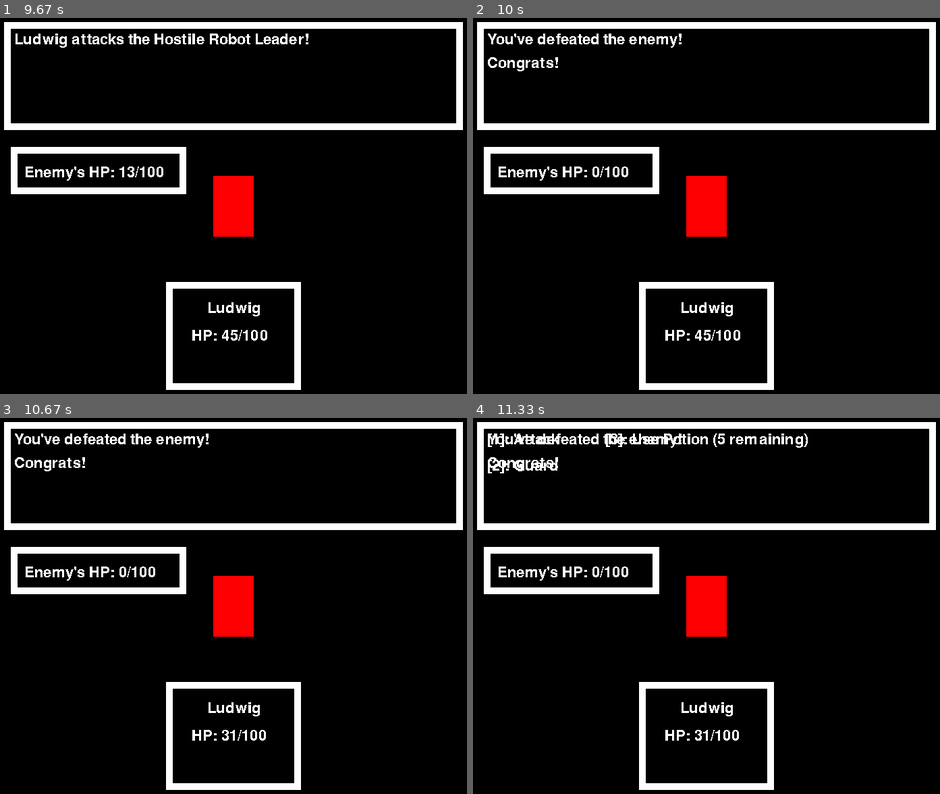
Above: before the commit, frames 1-4 (two rows, left to right).
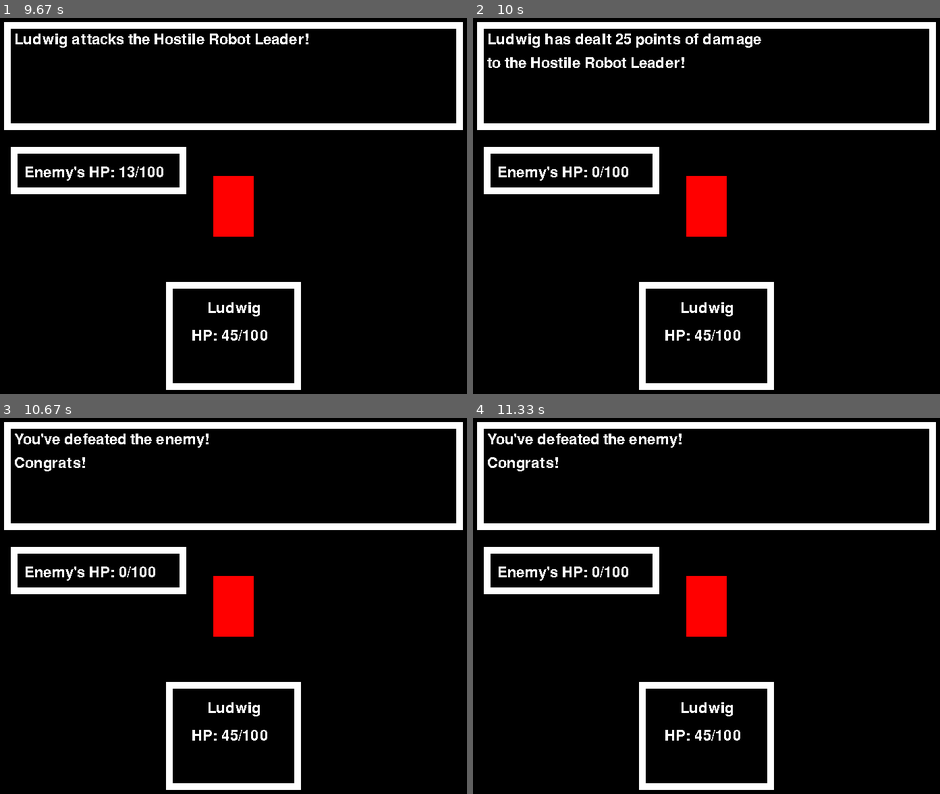
Above: after the commit, the same moments.

Repository: eduardoluis11/final-project-cs50-python
Game: pygame game, started from project.py
The game is run twice, just before and just after one commit, with the same random seed, the same clock (stepped at 60 frames per second) and the same inputs.
Inputs:
- Up to frame 1 (9.67 s): tap Z at 0.33, 0.73, 1.03, 1.3, 1.6, 2.2, 2.53, 2.83, 2.97, 4.85, 6.18, 7.58, 9.08 s; hold 1 0.67-1.2 s; tap 1 at 1.8, 3.97, 4.77, 5.07, 6.1, 6.4, 7.5, 7.8, 9, 9.4 s
- Up to frame 2 (10 s): tap 1 at 9.7 s; tap Z at 9.9 s
- Up to frame 3 (10.67 s): tap Z at 10.2, 10.4 s; tap 1 at 10.48 s
- Up to frame 4 (11.33 s): tap Z at 11.23 s

Frame 1 is identical in both runs. In frame 2, 1.3% of the frame differs, in the area x 3-62%, y 4-15%; in frame 3, 0.1%; in frame 4, 0.8%.

Commit message:
Rendering Victory Message (BUGFIX)
Now, if the player deals the finishing blow, I will first render the battle message showing how much damage I did to the enemy. Then, if you hit the confirmation key once again, you render the victory message.

Diff:
--- a/project.py
+++ b/project.py
@@ -232,6 +232,7 @@
 To import the "randint" library, I need to import it form the "random" library (source: Clear Code on YouTube at
 https://youtu.be/AY9MnQ4x3zk?si=mfCvPMEh2o7MNjM0).
 """
+import sys
 
 import pygame
 
@@ -376,6 +377,10 @@
 is_players_turn = True  # This tells me if the current turn is the player's turn
 is_enemys_turn = False  # This tells me if the current turn is the enemy's turn.
 did_enemy_use_regular_attack = False  # This tells me if the enemy used a normal attack
+
+# Game over and Victory booleans
+victory = False
+game_over = False
 
 # Functions / methods.
 
@@ -495,6 +500,15 @@
 could be done by checking yet another boolean, and by detecting if the player presses “Z” once again in the “if it’s
 the player’s turn” in the “for” loop that detects for events.
 
+Making a boolean for when you get a game over, and making a boolean for when you beat the game would be a good idea.
+They don’t need to be global variables. The could be local variables within the main() function, since the main
+function renders most of the game, anyways. But, given that I will need to use asserts later on to make unit tests,
+and since the additional functions that I need to create need to be OUTSIDE of the main function, I’m better off by
+creating as many global variables as possible (unless I want to pass any values as parameters to the new functions
+that I need to create.)
+
+Now, if the player deals the finishing blow, I will first render the battle message showing how much damage I did to
+the enemy. Then, if you hit the confirmation key once again, you render the victory message.
 """
 
 
@@ -513,6 +527,8 @@
     global enemys_hp_surface
     # global enemys_hp_rectangle
     global battle_messages_surface
+    global victory
+    global game_over
 
     # End of the Global Variables
 
@@ -529,6 +545,8 @@
             # If the user presses a key
             if event.type == pygame.KEYDOWN:
 
+
+
                 # If it's still the enemy's turn, but the battle menu is activated and you press "Z"
                 if is_enemys_turn and display_battle_menu and event.key == pygame.K_z:
 
@@ -538,6 +556,8 @@
 
                 # If it's the player's turn
                 if is_players_turn:
+
+                    # If
 
                     # If the user presses a "confirmation" key ("Z") while the "enemy has appeared" message is being
                     # displayed.
@@ -644,9 +664,13 @@
                             # I COULD REFACTOR THIS TO PUT IT ON A FUNCTION OUTSIDE OF main()!
                             enemy.health_points = enemy.health_points - randomly_generated_damage_output
 
-                            # If the enemy gets negative HP, I will change it to "0"
-                            if enemy.health_points < 0:
+                            # If the enemy gets negative HP or 0
+                            if enemy.health_points <= 0:
+
+                                # I will always change the HP to "0" if the enemy's defeated
                                 enemy.health_points = 0
+
+                                victory = True  # You win the game if you defeat the enemy
 
                             # I will update the UI that displays the enemy's HP
                             # Surface for the Enemy's HP (Health Points)
@@ -660,6 +684,29 @@
                             # Now, the enemy's turn begins. The player's turn ents
                             is_players_turn = False
                             is_enemys_turn = True
+
+                elif victory and event.key == pygame.K_z:                # If you defeated the enemy
+
+                    # TODO
+                    # # If the enemy loses all of their HP, you win, and you beat the game
+                    # if enemy.health_points <= 0:
+                    # I will render "You Win! Congrats" in a battle message
+                    battle_message = "You've defeated the enemy!"
+                    battle_message_2 = "Congrats!"
+
+                    # This should overwrite the battle message surface with the new battle message after any action in the game.
+                    battle_messages_surface = game_font.render(battle_message, False, 'White')
+
+                    # This renders the text for the current battle message
+                    game_window.blit(battle_messages_surface, battle_messages_rectangle)
+
+                    # This renders the second line of text if the text is too long
+                    battle_messages_2_surface = game_font.render(battle_message_2, False, 'White')
+                    game_window.blit(battle_messages_2_surface, battle_messages_2_rectangle)
+
+                    # # This will close the game and exit the program. I want to display this AFTER the user hits the
+                    # # confirmation key again.
+                    # sys.exit("You've beaten the game! Congrats!")
 
                 elif is_enemys_turn:  # If it's the enemy's turn
 
@@ -784,22 +831,7 @@
         #             # This shows how much damage you've dealt to the enemy
         #             battle_message = "You've dealt 15 points of damage to the enemy!"
 
-        # If the enemy loses all of their HP, you win, and you beat the game
-        if enemy.health_points <= 0:
-
-            # I will render "You Win! Congrats" in a battle message
-            battle_message = "You've defeated the enemy!"
-            battle_message_2 = "Congrats!"
-
-            # This should overwrite the battle message surface with the new battle message after any action in the game.
-            battle_messages_surface = game_font.render(battle_message, False, 'White')
-
-            # This renders the text for the current battle message
-            game_window.blit(battle_messages_surface, battle_messages_rectangle)
-
-            # This renders the second line of text if the text is too long
-            battle_messages_2_surface = game_font.render(battle_message_2, False, 'White')
-            game_window.blit(battle_messages_2_surface, battle_messages_2_rectangle)
+
 
         # If the player loses all of their health points, show a "Game Over" screen
         if player.health_points <= 0:
